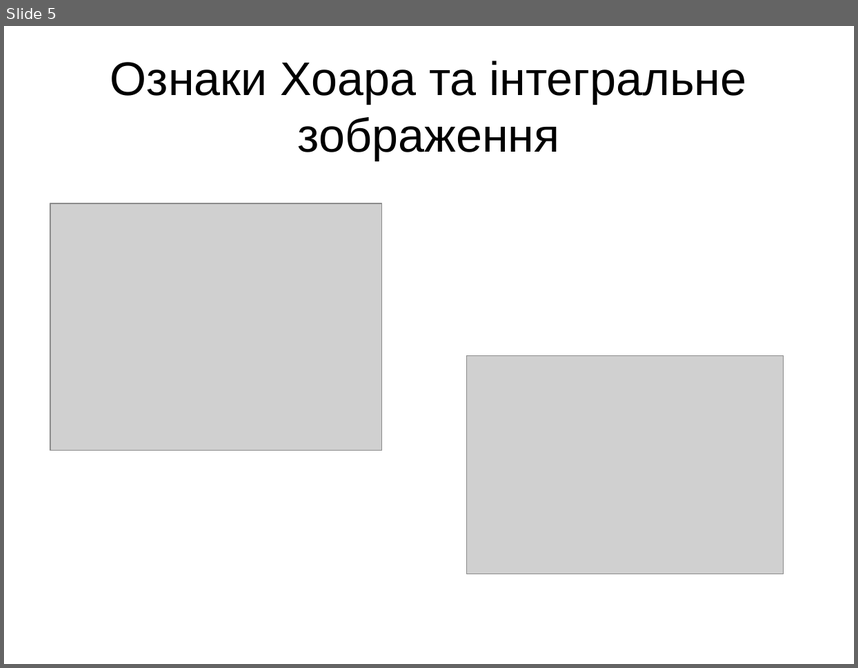
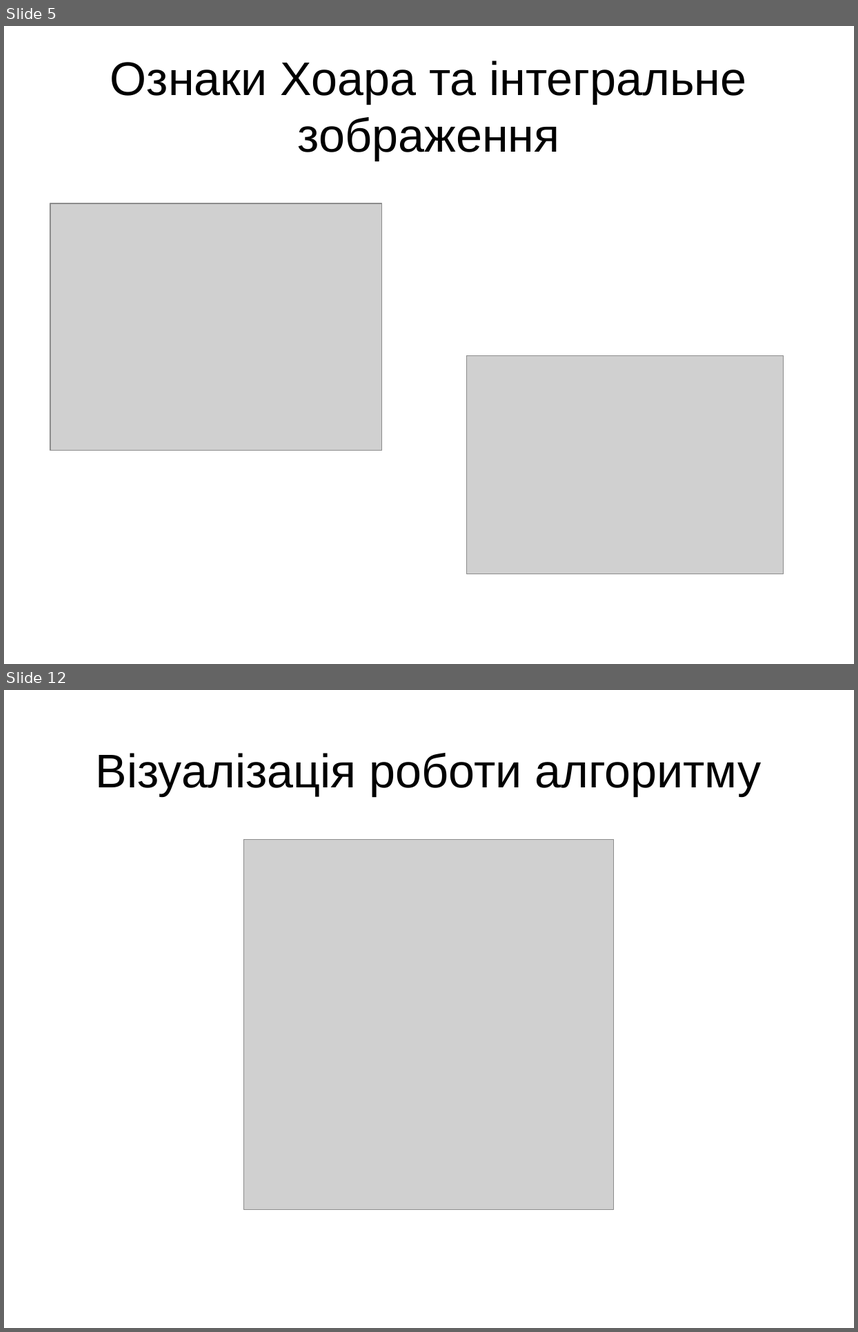
Before and after one commit to FaceDetect/gpu-face-detection, a slide deck: doc/presentation.odp. Shown one above the other, each under a label of ours: slide 5 before the commit, slides 5 and 12 after it; the slides between them are not shown. The pictures are 858x668 and 858x1332 pixels, drawn with LibreOffice and Linux fonts; fonts in the diff are those of the drawing; grey boxes stand for pictures. Boxes give left, top, right and bottom in pixels: in the first picture for what was removed or moved away, otherwise in the second. Text is boxed around its words. In the diff, an @@ line names an element or a change of style, - is before the commit and + after.

```diff
--- a/doc/presentation.odp
+++ b/doc/presentation.odp
@@ slide 12 added at [4,690,854,1328], background #FFFFFF @@
@@ title added at [96,753,761,796], 44 pt, text #000000 @@
+Візуалізація роботи алгоритму
@@ picture added at [244,839,614,1209] @@
```
Also in this commit, not shown: 4 slides changed, 27 other slides added, 1 slide removed.
